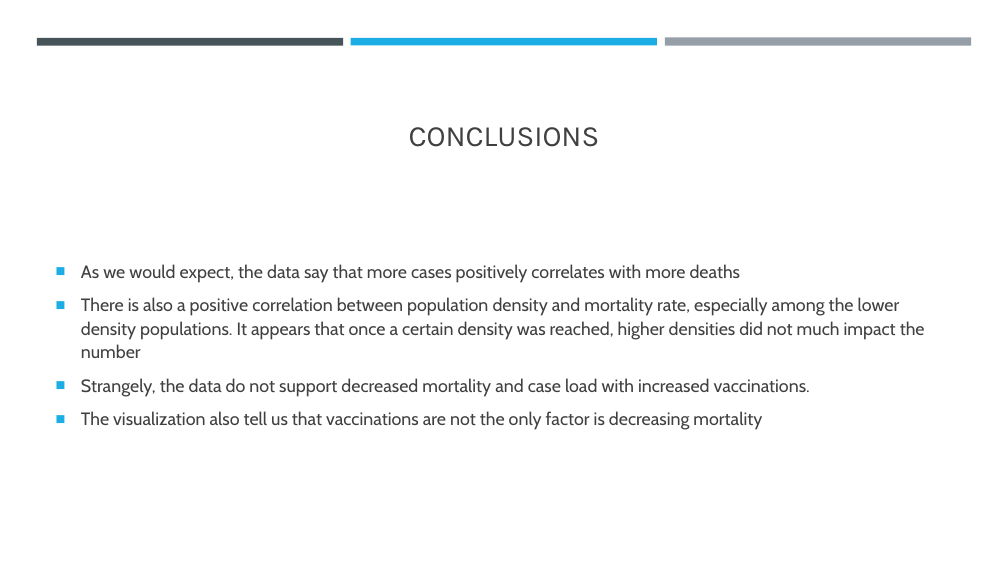
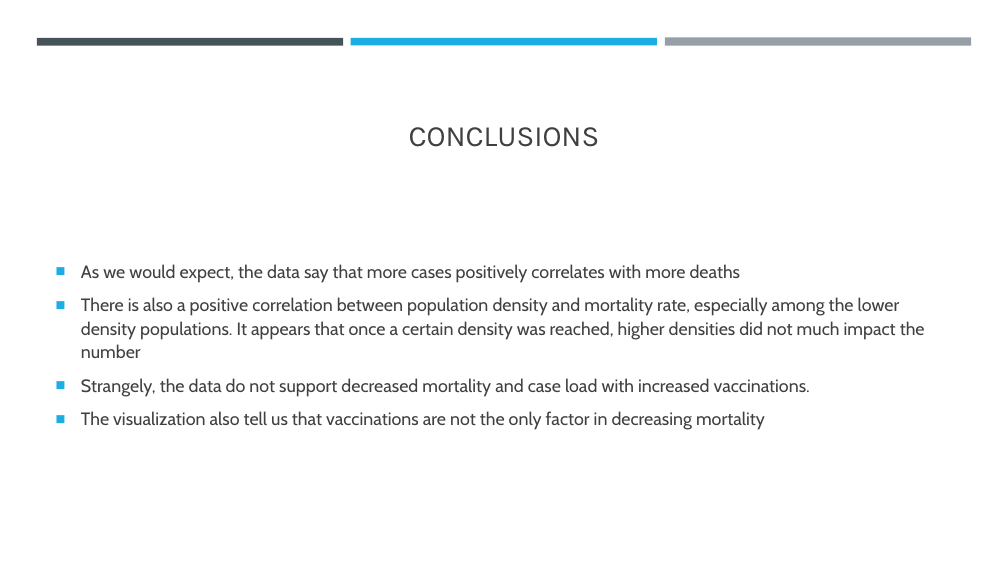
Before and after one commit to colinroberts-data-analytics-portfolio/project3, a slide deck: slide 27 of Project 3 – A Covid study.pptx. Drawn at 1008x567 pixels with LibreOffice and Linux fonts; fonts in the diff are those of the drawing. Boxes give left, top, right and bottom in pixels: in the first picture for what was removed or moved away, otherwise in the second. Text is boxed around its words. In the diff, an @@ line names an element or a change of style, - is before the commit and + after.

```diff
--- a/Project 3 – A Covid study.pptx
+++ b/Project 3 – A Covid study.pptx
@@ text at (x1=81, y1=411, x2=765, y2=430): text changed @@
-■ The visualization also tell us that vaccinations are not the only factor is decreasing mortality
+■ The visualization also tell us that vaccinations are not the only factor in decreasing mortality
```
Also in this commit, not shown: 1 other slide changed.
